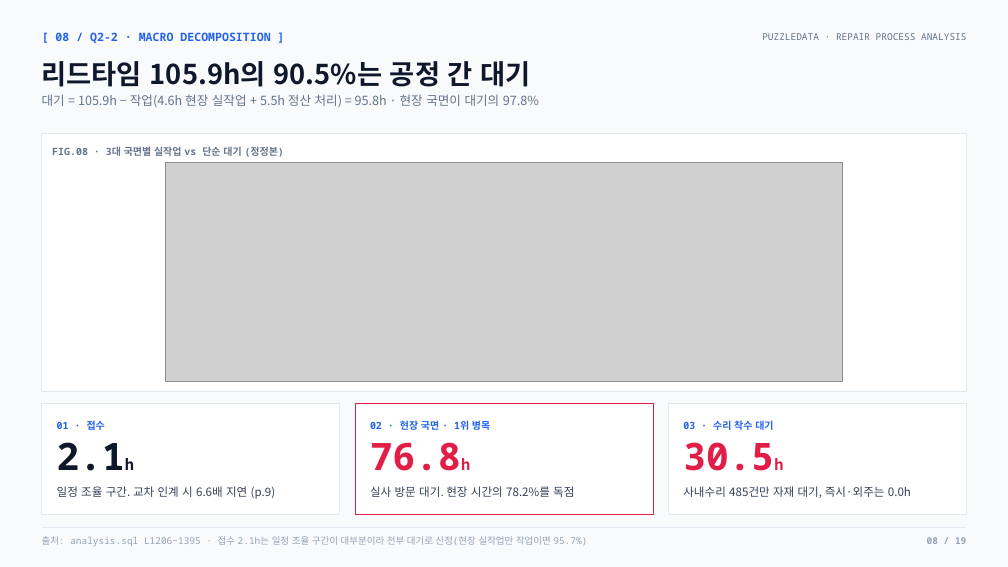
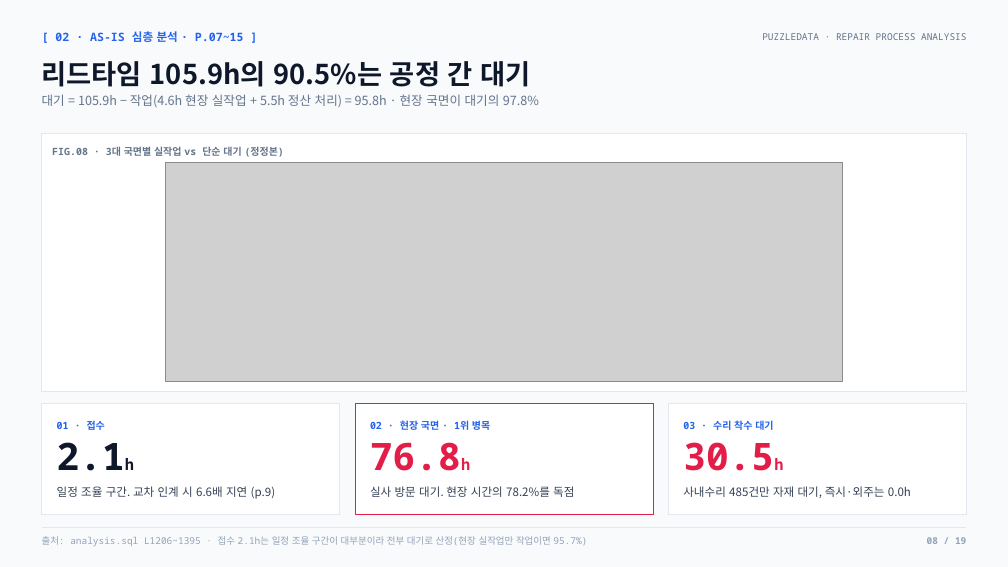
Before and after one commit to nus1245/puzzle_data, a slide deck: slide 8 of outputs/pptx/puzzledata_repair_report.pptx. Drawn at 1008x567 pixels with LibreOffice and Linux fonts; fonts in the diff are those of the drawing; grey boxes stand for pictures. Boxes give left, top, right and bottom in pixels: in the first picture for what was removed or moved away, otherwise in the second. Text is boxed around its words. In the diff, an @@ line names an element or a change of style, - is before the commit and + after.

```diff
--- a/outputs/pptx/puzzledata_repair_report.pptx
+++ b/outputs/pptx/puzzledata_repair_report.pptx
@@ text at box(55, 31, 244, 42): text changed @@
-[ 08 / Q2-2 · MACRO DECOMPOSITION ]
+[ 02 · AS-IS 심층 분석 · P.07~15 ]
```
Also in this commit, not shown: 17 other slides changed, 6 other files.
